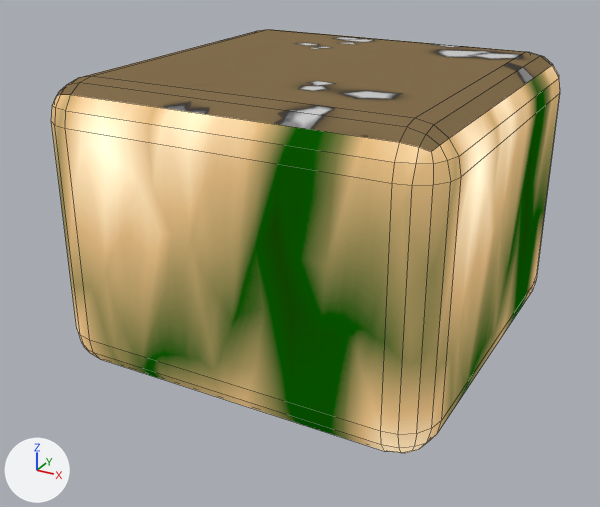
One commit to the Blender file SourceArt/TileSets/SimpleTiles/StandardSimpleTiles/TileSimple_Standard1.blend: the scene before it, then after it.
One viewpoint serves both versions: a 50 mm camera at (0.455, -2.359, 1.148) aimed at (-0.527, -0.574, 0.255). Arrows for +X, +Y and +Z are at lower left; the lights stay in place. Mesh edges are drawn as thin lines. The same objects are shown in both versions, whatever each file hides.
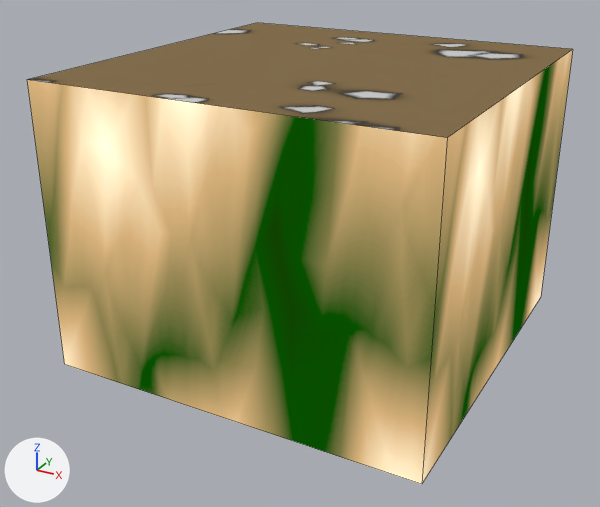
Boxes [x1, y1, x2, y2] around the edits, measured in the pictures (600 x 507 px):
'Cube', modifiers changed (7% wider, 9% taller)
    before: [51, 29, 560, 453]
    after: [27, 23, 573, 484]

The change in detail:
Object 'Cube' (ob_cube) loses its BEVEL modifier named 'Bevel'.
Modifier setting removed (it was segments = 4).
